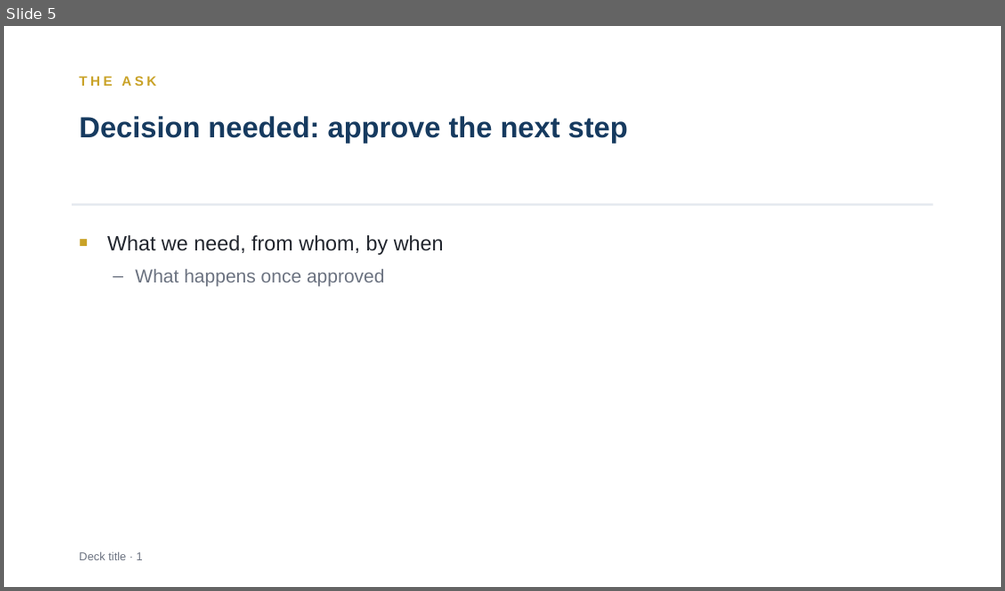
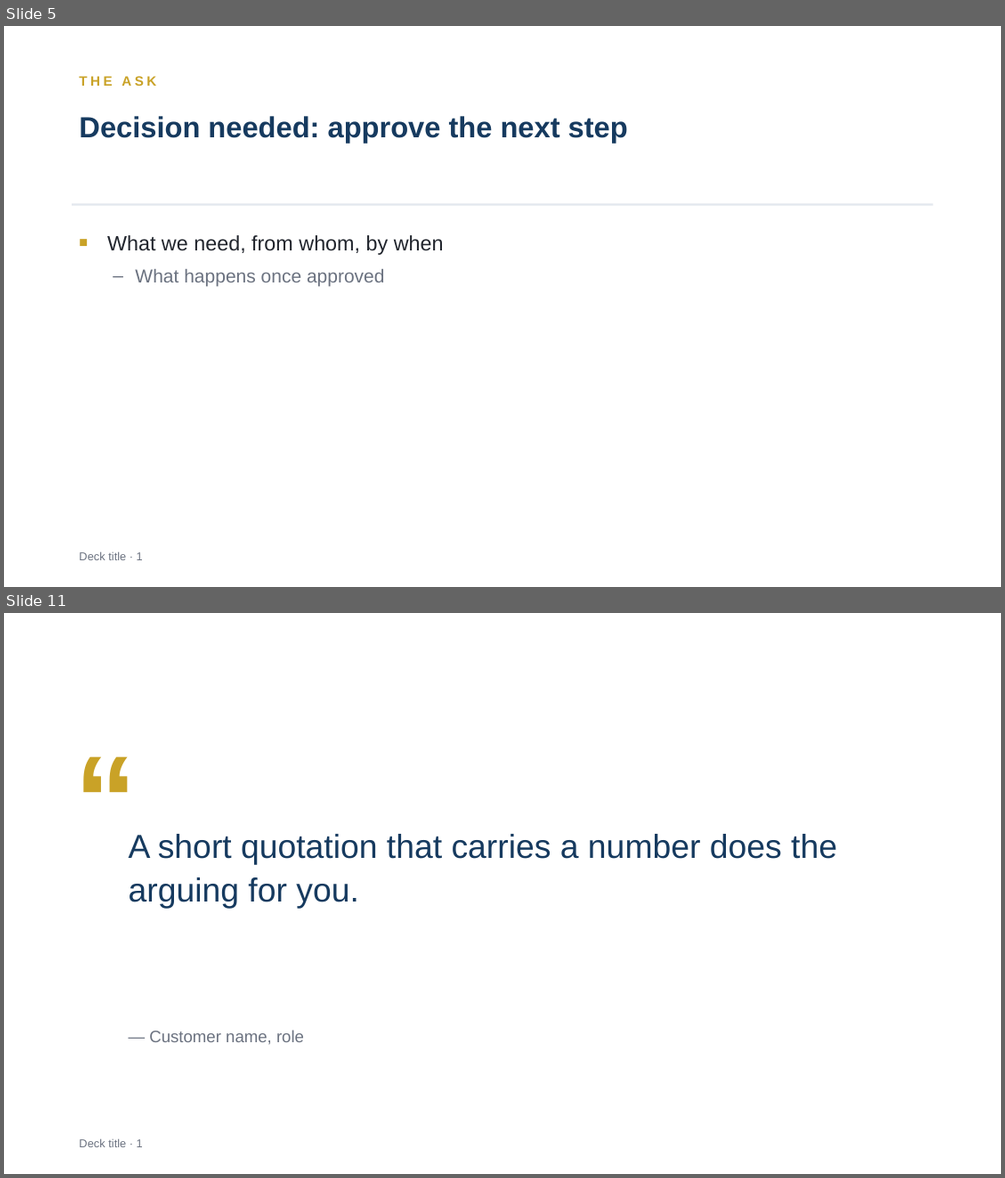
Before and after one commit to mthanhlm/vibe-production, a slide deck: skills/slide/assets/template.pptx. Shown one above the other, each under a label of ours: slide 5 before the commit, slides 5 and 11 after it; the slides between them are not shown. The pictures are 1005x591 and 1005x1178 pixels, drawn with LibreOffice and Linux fonts; fonts in the diff are those of the drawing. Boxes give left, top, right and bottom in pixels: in the first picture for what was removed or moved away, otherwise in the second. Text is boxed around its words. In the diff, an @@ line names an element or a change of style, - is before the commit and + after.

```diff
--- a/skills/slide/assets/template.pptx
+++ b/skills/slide/assets/template.pptx
@@ slide 11 added at (4,613,1001,1174), background #FFFFFF @@
@@ text added at (67,715,215,863), 120 pt, text #C9A227, bold @@
+“
@@ text added at (129,834,837,908), 32 pt, text #163A5F @@
+A short quotation that carries a number does the arguing for you.
@@ text added at (149,1030,304,1045), 16 pt, text #6B7280 @@
+— Customer name, role
@@ text added at (79,1139,143,1147), 11 pt, text #6B7280 @@
+Deck title · 1
```
Also in this commit, not shown: 11 other slides added, 25 other files.
